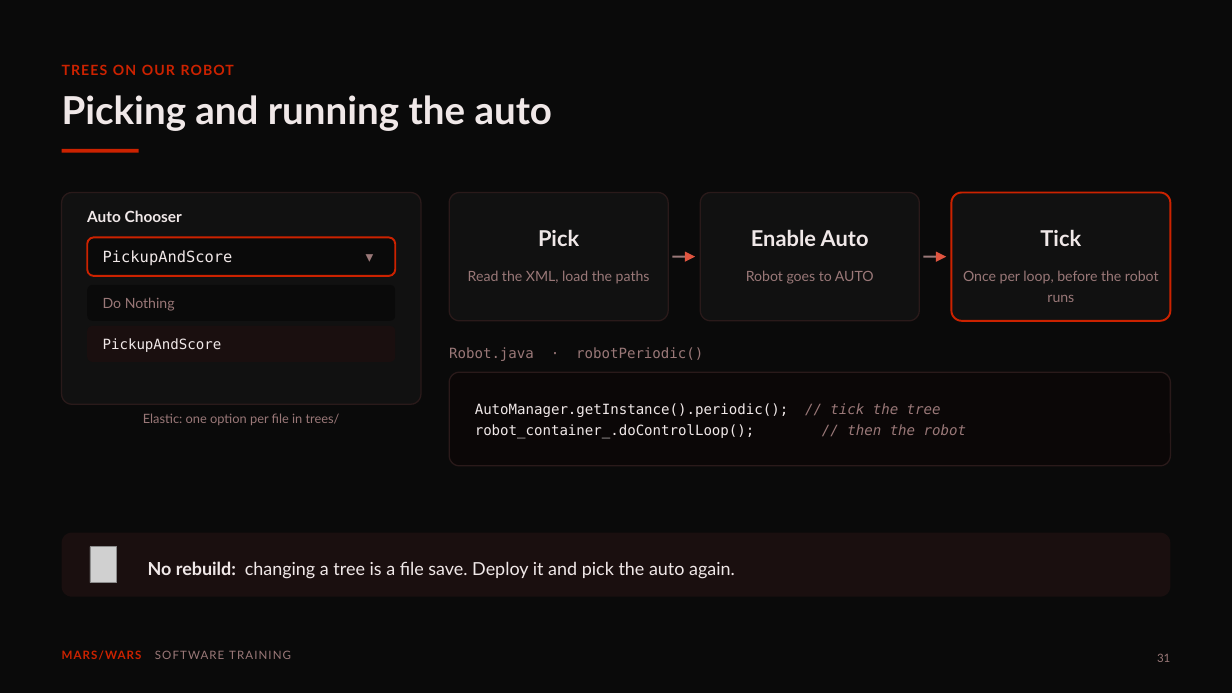
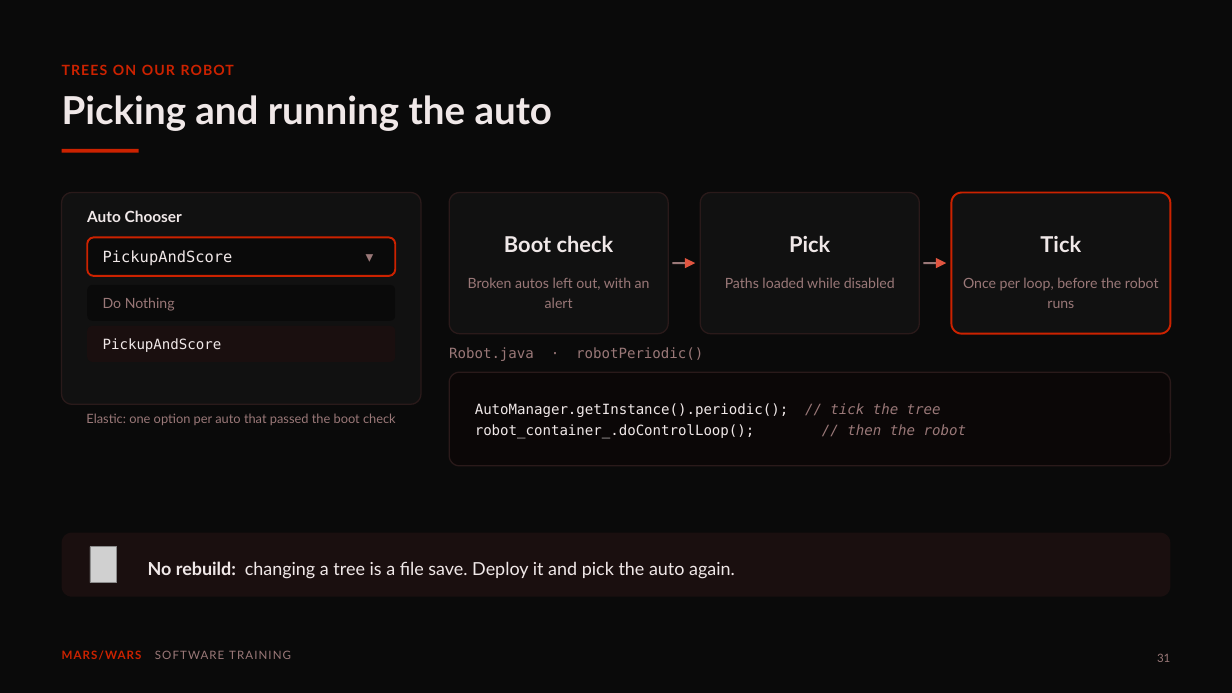
Before and after one commit to FRC-Team-4143/scriptum-lessons, a slide deck: slide 31 of deck9-autonomous.pptx. Drawn at 1232x693 pixels with LibreOffice and Linux fonts; fonts in the diff are those of the drawing; grey boxes stand for pictures. Boxes give left, top, right and bottom in pixels: in the first picture for what was removed or moved away, otherwise in the second. Text is boxed around its words. In the diff, an @@ line names an element or a change of style, - is before the commit and + after.

```diff
--- a/deck9-autonomous.pptx
+++ b/deck9-autonomous.pptx
@@ rounded rectangle: place and size @@
-rounded rectangle at [449, 192, 668, 320]
+rounded rectangle at [449, 192, 668, 333]
@@ rounded rectangle: place and size @@
-rounded rectangle at [700, 192, 920, 320]
+rounded rectangle at [700, 192, 920, 333]
@@ proportions changed in 3 elements at [449, 192, 668, 333], [700, 192, 920, 333], [951, 192, 1170, 333] @@
@@ rounded rectangle: place and size @@
-rounded rectangle at [951, 192, 1170, 320]
+rounded rectangle at [951, 192, 1170, 333]
@@ text added at [504, 235, 614, 252], 25.5 pt, text #F0E8E8, bold @@
+Boot check
@@ text "Pick": place and size @@
-text "Pick" at [538, 229, 579, 246]
+text "Pick" at [789, 235, 830, 252]
@@ text removed at [751, 229, 869, 246] @@
-Enable Auto
@@ 2 texts, 2 rectangles, 2 triangles: place and size @@
-2 texts, 2 rectangles, 2 triangles at [672, 229, 1159, 302]
+2 texts, 2 rectangles, 2 triangles at [672, 235, 1159, 308]
@@ text at [468, 277, 650, 308]: text changed @@
-Read the XML, load the paths
+Broken autos left out, with an alert
@@ text at [725, 277, 895, 288]: text changed @@
-Robot goes to AUTO
+Paths loaded while disabled
@@ text at [86, 413, 396, 425]: text changed @@
-Elastic: one option per file in trees/
+Elastic: one option per auto that passed the boot check
```
Also in this commit, not shown: 5 other slides changed, 1 slide added, 1 slide removed, 1 other file.
